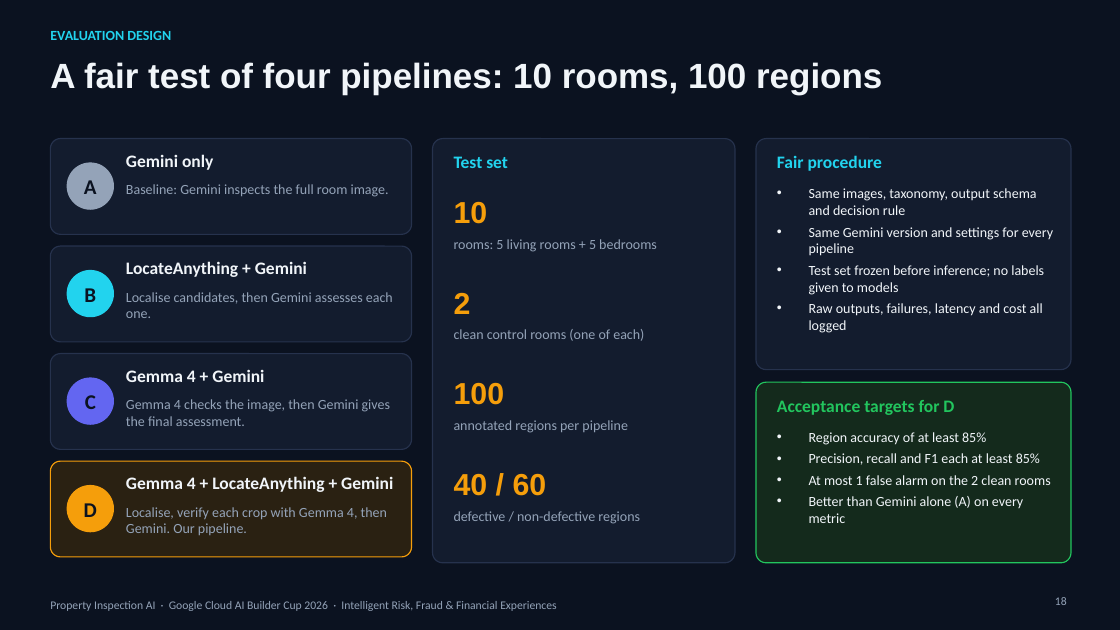
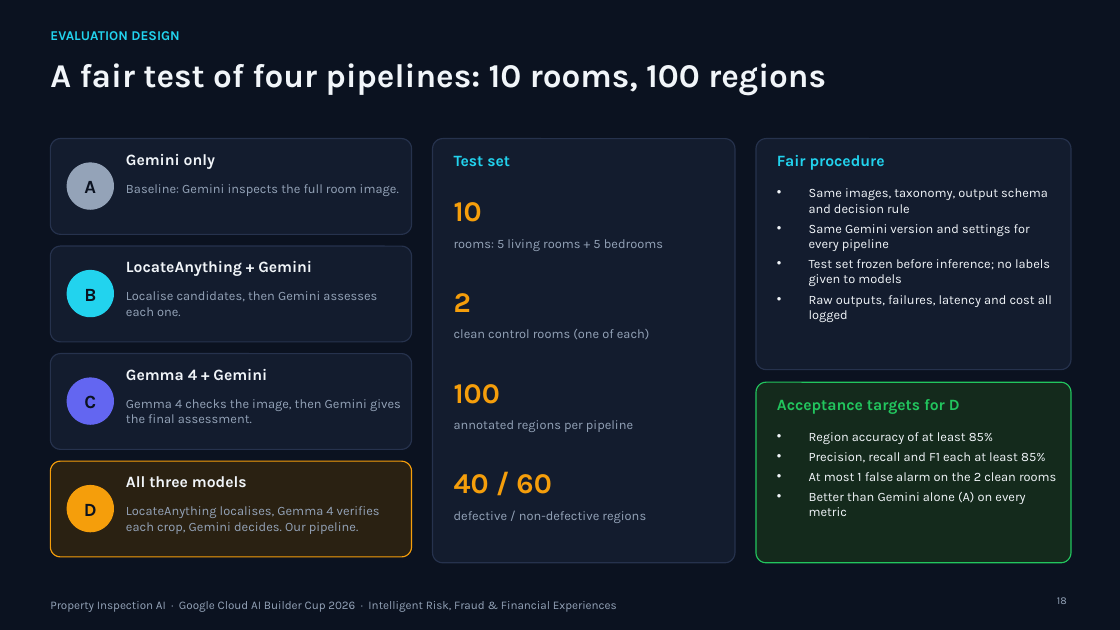
Before and after one commit to XCore-Lab/property-inspection-ai, a slide deck: slide 18 of docs/pitch-deck/Property_Inspection_AI_Pitch.pptx. Drawn at 1120x630 pixels with LibreOffice and Linux fonts; fonts in the diff are those of the drawing; background and template pictures are left out. Boxes give left, top, right and bottom in pixels: in the first picture for what was removed or moved away, otherwise in the second. Text is boxed around its words. In the diff, an @@ line names an element or a change of style, - is before the commit and + after.

Commit message:
Redesign the architecture diagram and refresh deck typography and colours
- New architecture diagram (light and dark) on the architecture slide of both decks and in the README
- Submission deck: one blue accent with neutral cards; red, amber and green kept only for problem vs solution, decision outcomes, the REFER case and caveats
- Pitch deck: Google Sans Flex throughout, sizes adjusted to keep the original layout
- Google Sans Flex embedded in both decks so they display correctly without the font installed

```diff
--- a/docs/pitch-deck/Property_Inspection_AI_Pitch.pptx
+++ b/docs/pitch-deck/Property_Inspection_AI_Pitch.pptx
@@ text "EVALUATION DESIGN" at (50, 31, 179, 40): size 12 to 11.5 pt, font Calibri to Karla @@
@@ title "A fair test of four ..." at (50, 63, 826, 95): size 30 to 28.5 pt, font Arial to Karla @@
@@ text "C" at (84, 395, 96, 409): size 18 to 16 pt, font Calibri to Karla @@
@@ size 15 to 13.5 pt, font Calibri to Karla in 6 elements at (126, 154, 215, 169), (126, 261, 312, 276), (126, 369, 267, 380), (454, 155, 510, 166), (777, 155, 885, 170), (777, 399, 960, 414) @@
@@ size 12 to 11 pt, font Calibri to Karla in 9 elements at (126, 184, 399, 196), (126, 291, 377, 316), (126, 399, 401, 423), (454, 239, 663, 251), (454, 329, 650, 339), (454, 420, 633, 432), (454, 511, 646, 523), (809, 188, 1052, 322), (809, 432, 1056, 516) @@
@@ text at (126, 476, 247, 488): text changed; size 15 to 13.5 pt; font Calibri to Karla @@
-Gemma 4 + LocateAnything + Gemini
+All three models
@@ size 26 to 24.5 pt, font Arial to Karla in 4 elements at (454, 202, 482, 222), (454, 293, 471, 312), (454, 384, 500, 404), (454, 474, 551, 494) @@
@@ text at (126, 506, 380, 534): text changed; size 12 to 11 pt; font Calibri to Karla @@
-Localise, verify each crop with Gemma 4, then Gemini. Our pipeline.
+LocateAnything localises, Gemma 4 verifies each crop, Gemini decides. Our pipeline.
@@ text "Property Inspection AI · Google ..." at (50, 601, 617, 612): font Calibri to Karla @@
@@ page number at (1057, 597, 1067, 604): size 10 to 9 pt, font Calibri to Karla @@
```
Also in this commit, not shown: 25 other slides changed, 7 other files.
